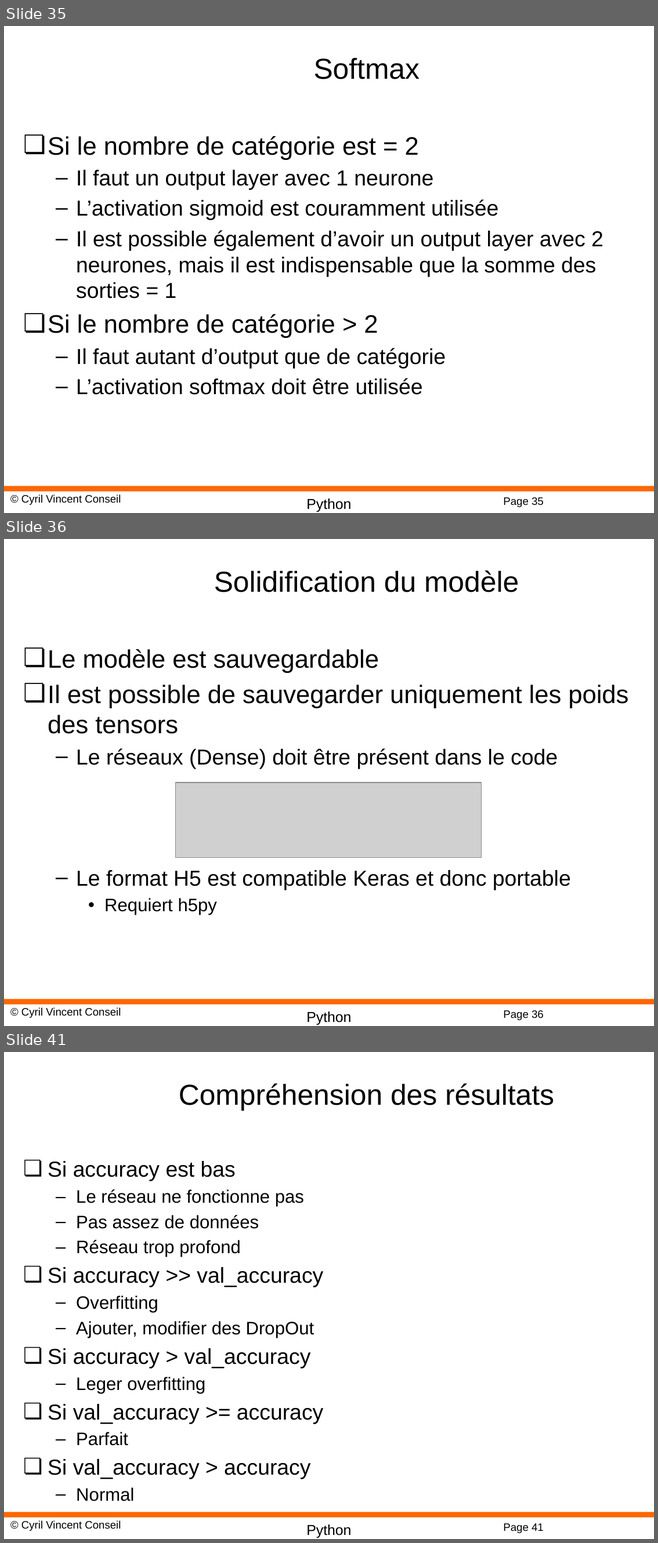
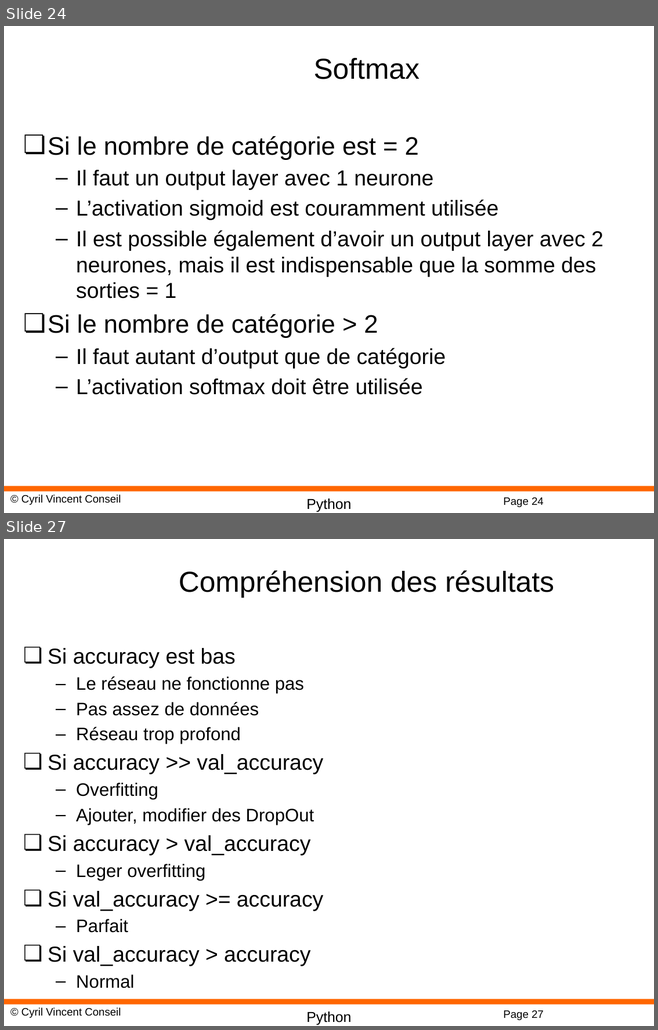
Before and after one commit to cyrilvincent/ML, a slide deck: PPT/DeepLearning09-Keras.pptx. Shown one above the other, each under a label of ours: slides 35, 36 and 41 before the commit, slides 24 and 27 after it; the slides between them are not shown. The pictures are 658x1543 and 658x1030 pixels, drawn with LibreOffice and Linux fonts; fonts in the diff are those of the drawing; grey boxes stand for pictures; background and template pictures are left out. Boxes give left, top, right and bottom in pixels: in the first picture for what was removed or moved away, otherwise in the second. Text is boxed around its words. In the diff, an @@ line names an element or a change of style, - is before the commit and + after.

```diff
--- a/PPT/DeepLearning09-Keras.pptx
+++ b/PPT/DeepLearning09-Keras.pptx
@@ slide 36 removed at (4,539,654,1026), background #FFFFFF; not listed: 4 template elements that a slide beside it also shows @@
@@ title removed at (214,570,518,592) @@
-Solidification du modèle
@@ text removed at (48,649,628,915) @@
-❏ Le modèle est sauvegardable
-❏ Il est possible de sauvegarder uniquement les poids des tensors
-  – Le réseaux (Dense) doit être présent dans le code
-  – Le format H5 est compatible Keras et donc portable
-    • Requiert h5py
@@ picture removed at (176,783,481,858) @@
@@ what was slide 35 is now slide 24 @@
@@ page number at (503,498,543,507): text changed @@
-Page 35
+Page 24
@@ what was slide 41 is now slide 27 @@
@@ page number at (503,1011,543,1020): text changed @@
-Page 41
+Page 27
```
Also in this commit, not shown: 2 slides changed, 17 other slides removed, 3 other files.
